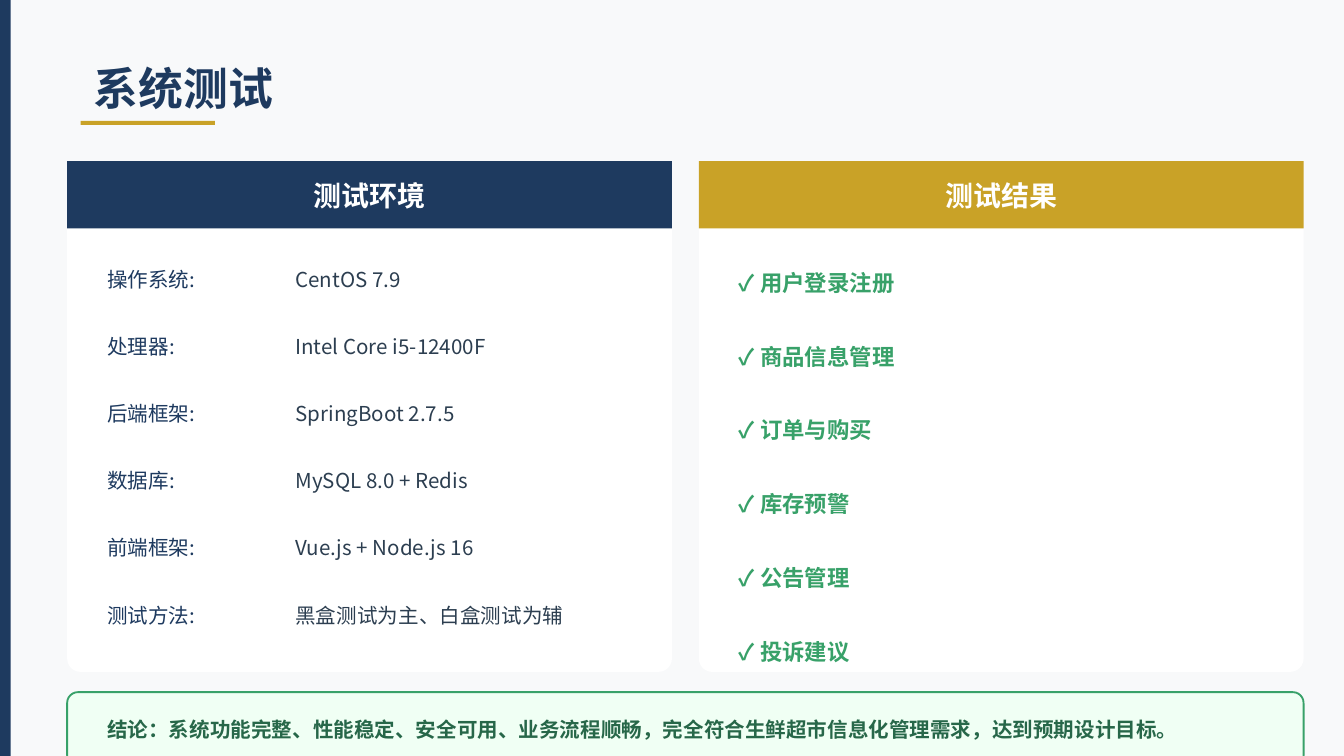
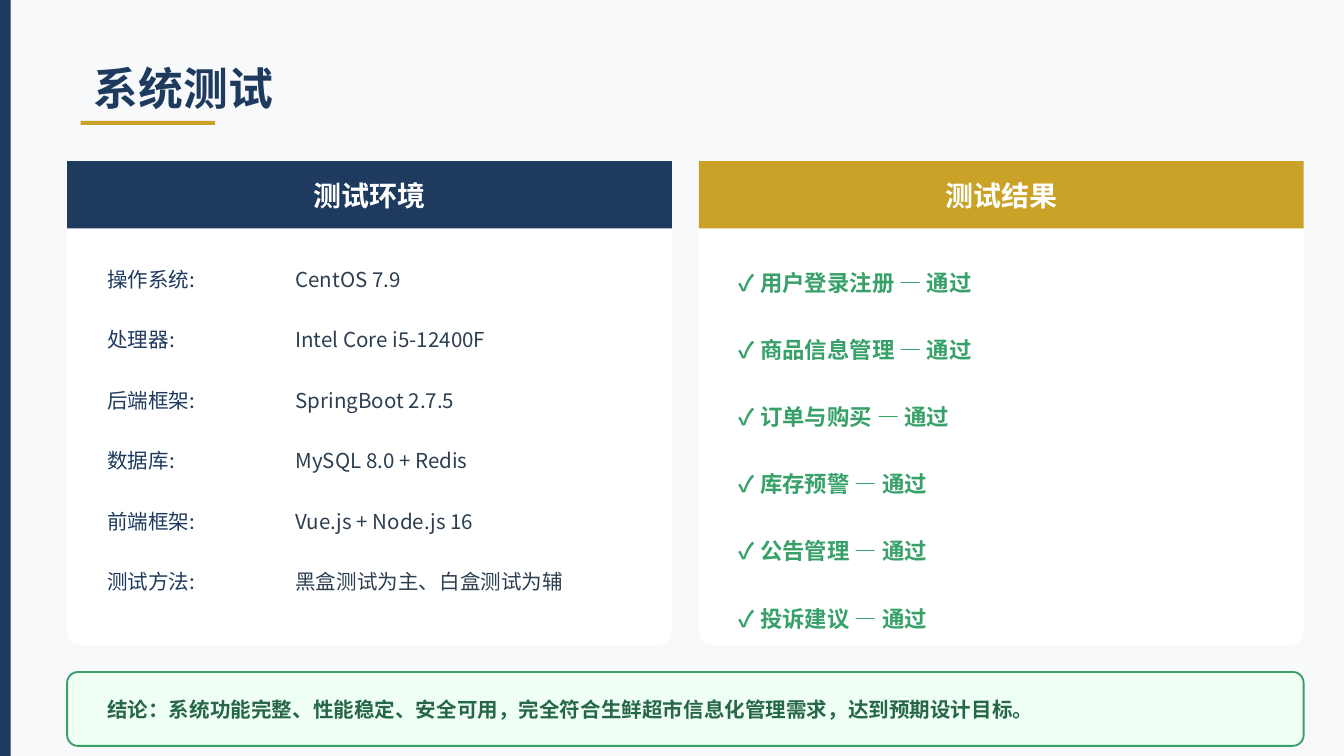
Before and after one commit to lvolk555/Trea--warehouse-, a slide deck: slide 29 of 生鲜超市综合管理系统_毕业答辩PPT.pptx (slide 19 before the commit). Drawn at 1344x756 pixels with LibreOffice and Linux fonts; fonts in the diff are those of the drawing. Boxes give left, top, right and bottom in pixels: in the first picture for what was removed or moved away, otherwise in the second. Text is boxed around its words. In the diff, an @@ line names an element or a change of style, - is before the commit and + after.

Commit message:
优化PPT布局 - 每张图片单独一页，左图右文美观设计

```diff
--- a/生鲜超市综合管理系统_毕业答辩PPT.pptx
+++ b/生鲜超市综合管理系统_毕业答辩PPT.pptx
@@ rounded rectangle: place and size @@
-rounded rectangle at box(67, 161, 672, 672)
+rounded rectangle at box(67, 161, 672, 645)
@@ rounded rectangle at box(67, 161, 672, 645): proportions changed @@
@@ rounded rectangle at box(699, 161, 1304, 645): proportions changed @@
@@ rounded rectangle: place and size @@
-rounded rectangle at box(699, 161, 1304, 672)
+rounded rectangle at box(699, 161, 1304, 645)
@@ text at box(760, 272, 972, 293): text changed @@
-✓ 用户登录注册
+✓ 用户登录注册 — 通过
@@ text "处理器:": place and size @@
-text "处理器:" at box(107, 336, 175, 356)
+text "处理器:" at box(107, 329, 175, 349)
@@ text "Intel Core i5-12400F": place and size @@
-text "Intel Core i5-12400F" at box(295, 337, 486, 355)
+text "Intel Core i5-12400F" at box(295, 330, 486, 348)
@@ text at box(760, 339, 972, 360): text changed @@
-✓ 商品信息管理
+✓ 商品信息管理 — 通过
@@ text "后端框架:": place and size @@
-text "后端框架:" at box(107, 403, 195, 423)
+text "后端框架:" at box(107, 390, 195, 410)
@@ text "SpringBoot 2.7.5": place and size @@
-text "SpringBoot 2.7.5" at box(295, 405, 455, 426)
+text "SpringBoot 2.7.5" at box(295, 392, 455, 413)
@@ text at box(760, 406, 950, 427): text changed @@
-✓ 订单与购买
+✓ 订单与购买 — 通过
@@ text at box(760, 473, 927, 494): text changed @@
-✓ 库存预警
+✓ 库存预警 — 通过
@@ text "前端框架:": place and size @@
-text "前端框架:" at box(107, 537, 195, 557)
+text "前端框架:" at box(107, 511, 195, 531)
@@ text "Vue.js + Node.js 16": place and size @@
-text "Vue.js + Node.js 16" at box(295, 538, 474, 560)
+text "Vue.js + Node.js 16" at box(295, 512, 473, 534)
@@ text "测试方法:": place and size @@
-text "测试方法:" at box(107, 605, 195, 625)
+text "测试方法:" at box(107, 571, 195, 591)
@@ text "黑盒测试为主、白盒测试为辅": place and size @@
-text "黑盒测试为主、白盒测试为辅" at box(295, 605, 563, 625)
+text "黑盒测试为主、白盒测试为辅" at box(295, 571, 562, 591)
@@ text at box(760, 540, 927, 561): text changed @@
-✓ 公告管理
+✓ 公告管理 — 通过
@@ text at box(760, 608, 927, 629): text changed @@
-✓ 投诉建议
+✓ 投诉建议 — 通过
@@ 2 texts, 1 rounded rectangle: place and size @@
-2 texts, 1 rounded rectangle at box(67, 470, 1304, 756)
+2 texts, 1 rounded rectangle at box(67, 450, 1304, 746)
@@ text at box(107, 699, 1033, 720): text changed @@
-结论：系统功能完整、性能稳定、安全可用、业务流程顺畅，完全符合生鲜超市信息化管理需求，达到预期设计目标。
+结论：系统功能完整、性能稳定、安全可用，完全符合生鲜超市信息化管理需求，达到预期设计目标。
```
Also in this commit, not shown: 5 other slides changed, 12 slides added, 2 slides removed.
